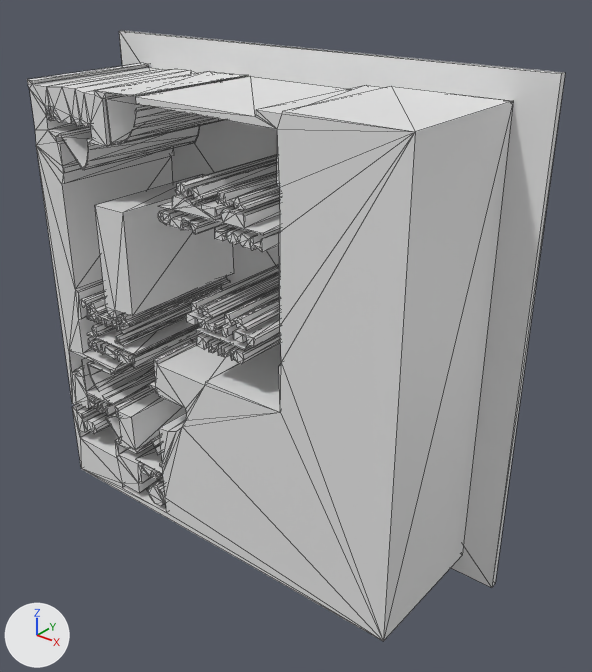
A saved change to the glTF model version one/out_3d/78_27.glb.
Both versions are drawn from a 50 mm lens placed at (15.21, -12.86, 12.09), pointed at (5.85, -1.16, 4.84). Arrows for +X, +Y and +Z are at lower left; the lights stay in place. Mesh edges are drawn as thin lines. Where no turn or scale is listed for an object, it has been applied to the vertices. Vertices at the same position are counted once.

Objects in the first picture: 'geometry_0'.
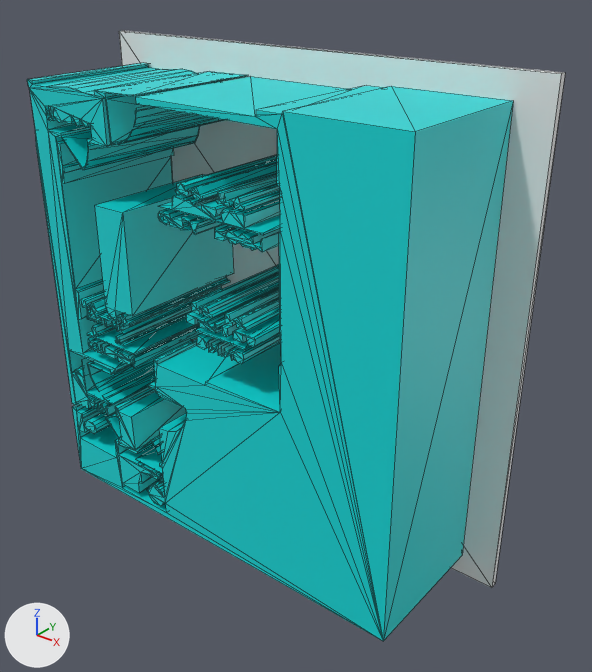
The change, as a diff of the scene's bpy script:
```diff
--- a/version one/out_3d/78_27.glb.py
+++ b/version one/out_3d/78_27.glb.py
@@ mat_defaultmaterial @@
+mat_defaultmaterial = bpy.data.materials.new('DefaultMaterial')
+mat_defaultmaterial.use_nodes = True; mat_defaultmaterial.node_tree.nodes.clear()
+_N = mat_defaultmaterial.node_tree.nodes; _L = mat_defaultmaterial.node_tree.links
+n0 = _N.new('ShaderNodeOutputMaterial'); n0.name = 'Material Output'
+n1 = _N.new('ShaderNodeBsdfPrincipled'); n1.name = 'Principled BSDF'
+n2 = _N.new('ShaderNodeVertexColor'); n2.name = 'Color Attribute'
+_L.new(n1.outputs[0], n0.inputs[0])  # 'BSDF' to 'Surface'
+_L.new(n2.outputs[0], n1.inputs[0])  # 'Color' to 'Base Color'
@@ me_geometry_0 @@
 # used by ob_geometry_0; location = (0.0, 0.0, 0.0)
-me_geometry_0.from_pydata(...)  # 1466 vertices, 2804 faces; spans x 0.0..10.23, y -3.15..0.0, z 0.0..10.23
+me_geometry_0.from_pydata(...)  # 1470 vertices, 2812 faces; spans x 0.0..10.23, y -3.15..0.0, z 0.0..10.23
+# me_geometry_0 part 1: 2 vertices moved from x 2.2, y -3.15..-0.15, z 4.19 to x 2.21, y -3.15..-0.15, z 4.22; 6 vertices removed from x 1.12..5.37, y -3.15..-0.15, z 1.93..5.75; 10 vertices added at x 1.14..5.46, y -3.15..-0.15, z 1.95..5.75
+# me_geometry_0 part 2: 4 vertices removed from x 1.8..2.2, y -3.15..-0.15, z 9.58; 4 vertices added at x 1.96..2.22, y -3.15..-0.15, z 9.58..9.59
+# me_geometry_0 part 3: 1926 faces spanning x 0.0..10.23, y -3.15..0.0, z 0.0..10.23 switch from no material to mat_defaultmaterial
```

Where the change shows, as pixel boxes [x1, y1, x2, y2] in the pictures (592 x 672 px; the box of a moved part takes in the faces that stretch with it):
part 1 of me_geometry_0, moved or reshaped: before [84, 288, 279, 430]; after [85, 288, 279, 425]
part 2 of me_geometry_0, moved or reshaped: before [47, 69, 197, 119]; after [48, 69, 197, 93]
part 3 of me_geometry_0, recoloured (grey to cyan): [27, 31, 547, 640] in both
